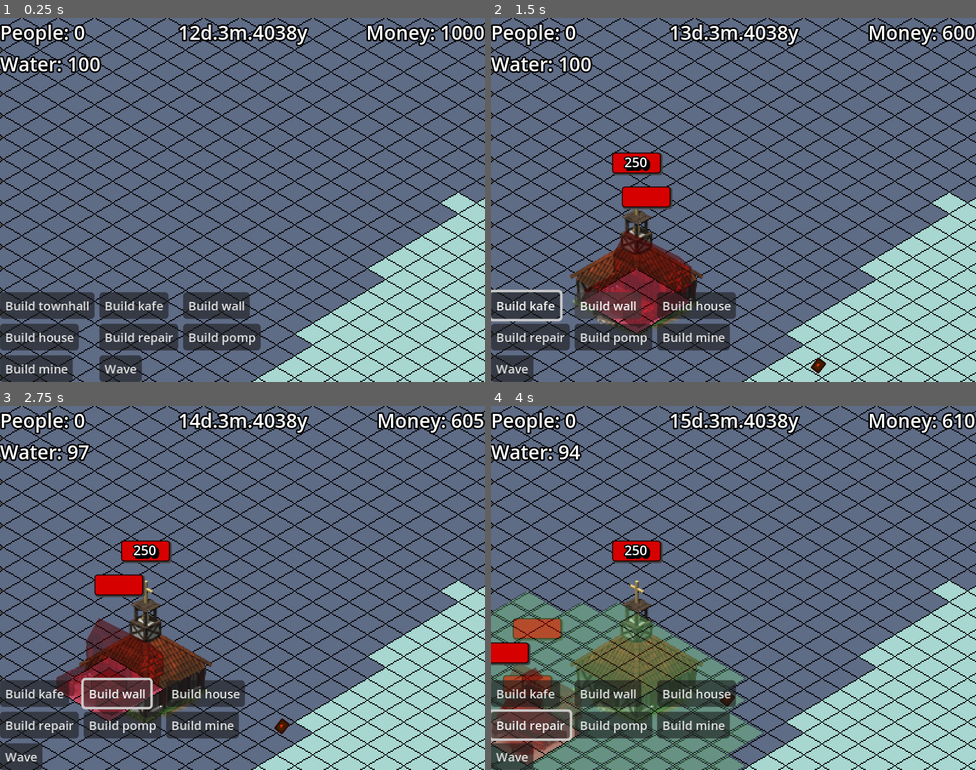
Above: before the commit, frames 1-4 (two rows, left to right).
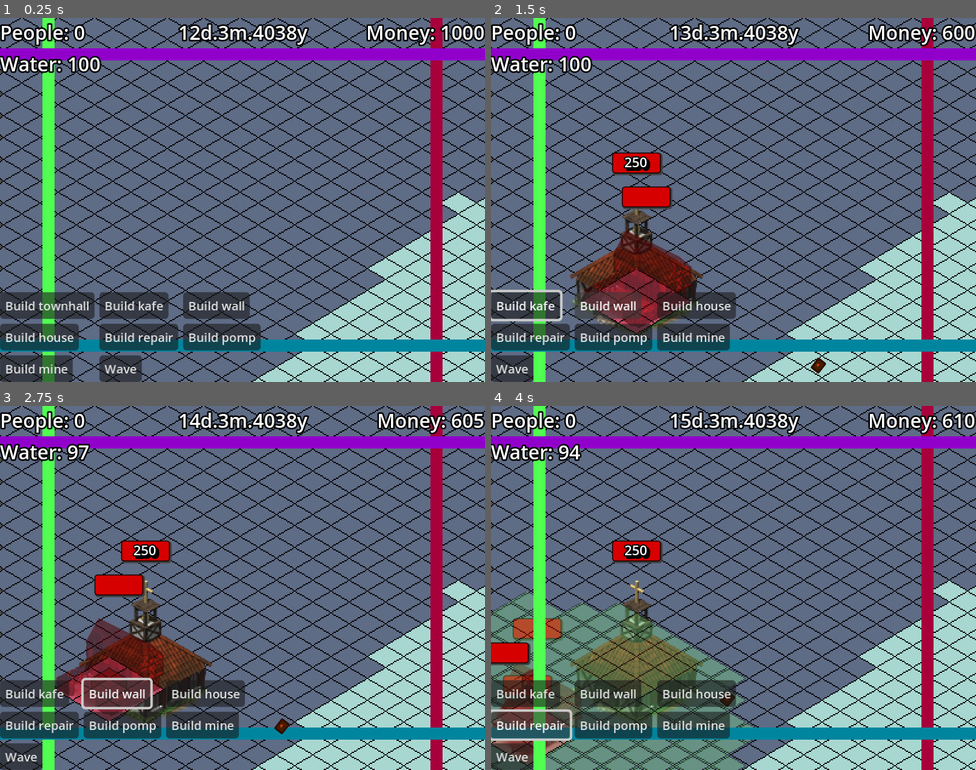
Above: after the commit, the same moments.

Repository: BurntRobot/artifical_heart_at_the_water-s_edge
Game: Godot game, scene res://world.tscn
Two runs of this game, one before a commit and one after it. Both use one fixed random seed, a clock stepped at 60 frames per second and the inputs below. The engine's default icon, where the game draws it, is replaced by a stand-in: a white triangle on a blue panel in a dark square.
Inputs:
- Up to frame 1 (0.25 s): no input
- Up to frame 2 (1.5 s): click "Build townhall" at 0.5 s; click "Build kafe" at 1.25 s
- Up to frame 3 (2.75 s): click "Build wall" at 2 s
- Up to frame 4 (4 s): click "Build house" at 2.75 s; click "Build repair" at 3.5 s

The runs differ from the first frame. In frame 1, 11% of the frame differs, in the area x 0-100%, y 0-100%; in frame 2, 11%; in frame 3, 11%; in frame 4, 11%.

Commit message:
Set lines for debug

Diff:
--- a/Player/camera_pivot.gd
+++ b/Player/camera_pivot.gd
@@ -1,11 +1,19 @@
 extends Node2D
 
 @onready var player_camera: Camera2D = $PlayerCamera
+
+var LEFT_MOUSE_BORDER
+var RIGHT_MOUSE_BORDER
+var UP_MOUSE_BORDER
+var DOWN_MOUSE_BORDER
+var border_width: int = 10
+
 var LEFT_BORDER
 var RIGHT_BORDER
 var UP_BORDER
 var DOWN_BORDER
 var camera_speed: int = 150
+
 
 
 func _ready() -> void:
@@ -16,26 +24,36 @@
 	_set_borders()
 	if Input.is_action_pressed("left") and position.x > LEFT_BORDER:
 		position += Vector2.LEFT * camera_speed * delta
-		print("Left")
 	if Input.is_action_pressed("right") and position.x < RIGHT_BORDER:
 		position += Vector2.RIGHT * camera_speed * delta
-		print("Right")
 	if Input.is_action_pressed("up") and position.y > UP_BORDER:
 		position += Vector2.UP * camera_speed * delta
-		print("Up")
 	if Input.is_action_pressed("down") and position.y < DOWN_BORDER:
 		position += Vector2.DOWN * camera_speed * delta
-		print("Down")
 
 func _input(_event: InputEvent) -> void:
 	pass
 
 func _set_borders():
-	LEFT_BORDER = player_camera.limit_left + get_viewport_rect().size.x / 2
-	RIGHT_BORDER = player_camera.limit_right - get_viewport_rect().size.x / 2
-	UP_BORDER = player_camera.limit_top + get_viewport_rect().size.y / 2
-	DOWN_BORDER = player_camera.limit_bottom - get_viewport_rect().size.y / 2
+	var half_screen_x = get_viewport_rect().size.x / 2
+	var half_screen_y = get_viewport_rect().size.y / 2
+	var mouse_border_x = get_viewport_rect().size.x / border_width
+	var mouse_border_y = get_viewport_rect().size.y / border_width
 
+	LEFT_BORDER = player_camera.limit_left + half_screen_x
+	RIGHT_BORDER = player_camera.limit_right - half_screen_x
+	UP_BORDER = player_camera.limit_top + half_screen_y
+	DOWN_BORDER = player_camera.limit_bottom - half_screen_y
+
+	LEFT_MOUSE_BORDER = -half_screen_x + mouse_border_x
+	RIGHT_MOUSE_BORDER = half_screen_x - mouse_border_x
+	UP_MOUSE_BORDER = -half_screen_y + mouse_border_y
+	DOWN_MOUSE_BORDER = half_screen_y - mouse_border_y
+
+	$LeftLine2D.position = Vector2(LEFT_MOUSE_BORDER, -half_screen_y)
+	$RightLine2D.position = Vector2(RIGHT_MOUSE_BORDER, -half_screen_y)
+	$UpLine2D.position = Vector2(-half_screen_x, UP_MOUSE_BORDER)
+	$DownLine2D.position = Vector2(-half_screen_x, DOWN_MOUSE_BORDER)
 
 
 """
--- a/world.tscn
+++ b/world.tscn
@@ -293,6 +293,22 @@
 limit_bottom = 670
 editor_draw_limits = true
 script = ExtResource("4_aqk2v")
+
+[node name="LeftLine2D" type="Line2D" parent="Game/CameraPivot"]
+points = PackedVector2Array(0, 0, 0, 675)
+default_color = Color(0.31764707, 1, 0.31764707, 1)
+
+[node name="RightLine2D" type="Line2D" parent="Game/CameraPivot"]
+points = PackedVector2Array(0, 0, 0, 675)
+default_color = Color(0.65254897, 0, 0.23094627, 1)
+
+[node name="UpLine2D" type="Line2D" parent="Game/CameraPivot"]
+points = PackedVector2Array(0, 0, 930, 0)
+default_color = Color(0.5686275, 0, 0.79607844, 1)
+
+[node name="DownLine2D" type="Line2D" parent="Game/CameraPivot"]
+points = PackedVector2Array(0, 0, 930, 0)
+default_color = Color(1.92523e-07, 0.5208218, 0.62432575, 1)
 
 [node name="Wave" parent="Game" instance=ExtResource("12_ikiii")]
 position = Vector2(315, 314)
